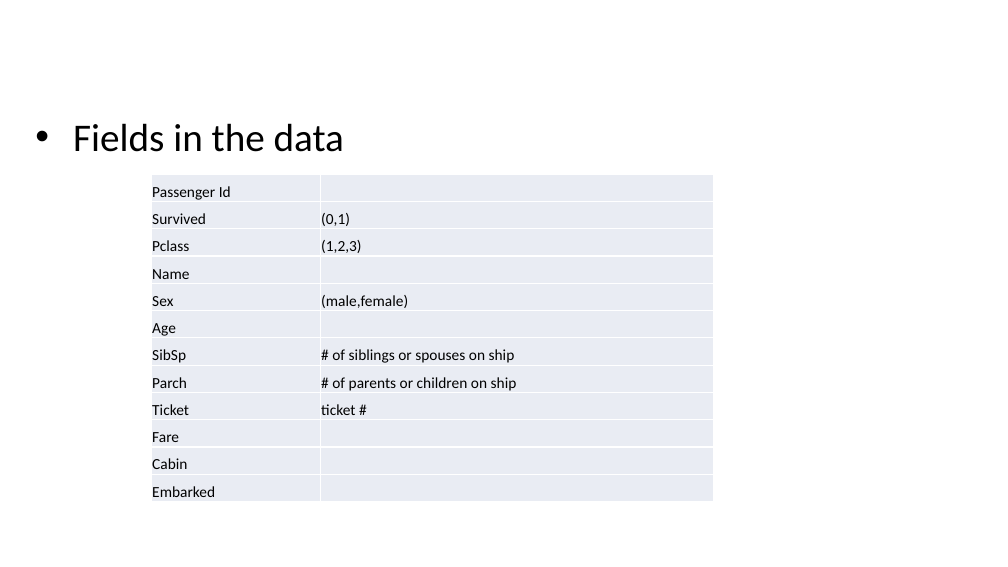
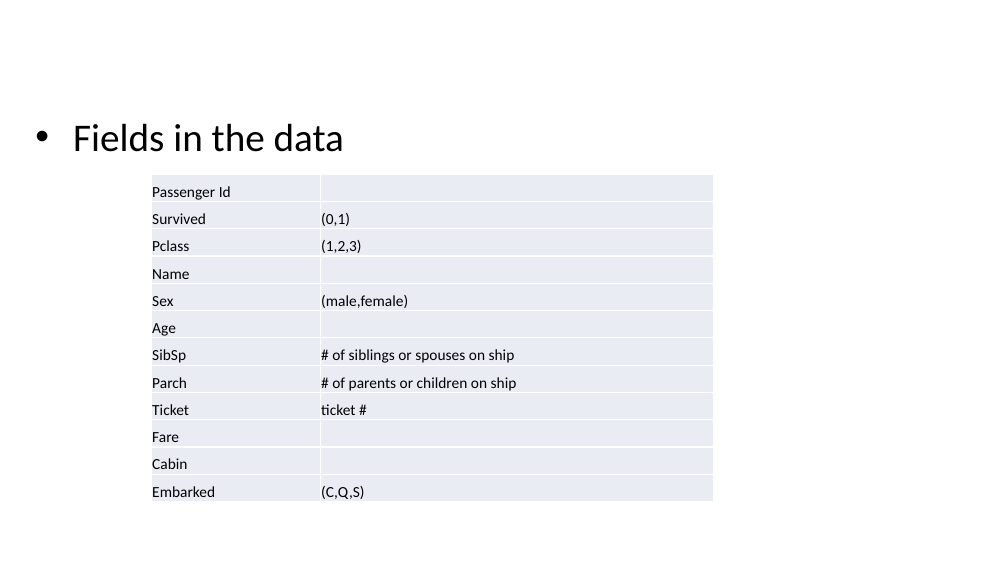
Before and after one commit to ewerfel/collabsphere, a slide deck: slide 10 of Collabsphere Presentation EW.pptx (slide 9 before the commit). Drawn at 1008x567 pixels with LibreOffice and Linux fonts; fonts in the diff are those of the drawing; background and template pictures are left out. Boxes give left, top, right and bottom in pixels: in the first picture for what was removed or moved away, otherwise in the second. Text is boxed around its words. In the diff, an @@ line names an element or a change of style, - is before the commit and + after.

```diff
--- a/Collabsphere Presentation EW.pptx
+++ b/Collabsphere Presentation EW.pptx
@@ table at [151,174,715,503] @@
-row 12, column 2: 
+row 12, column 2: (C,Q,S)
```
Also in this commit, not shown: 2 other slides changed, 3 slides added.
